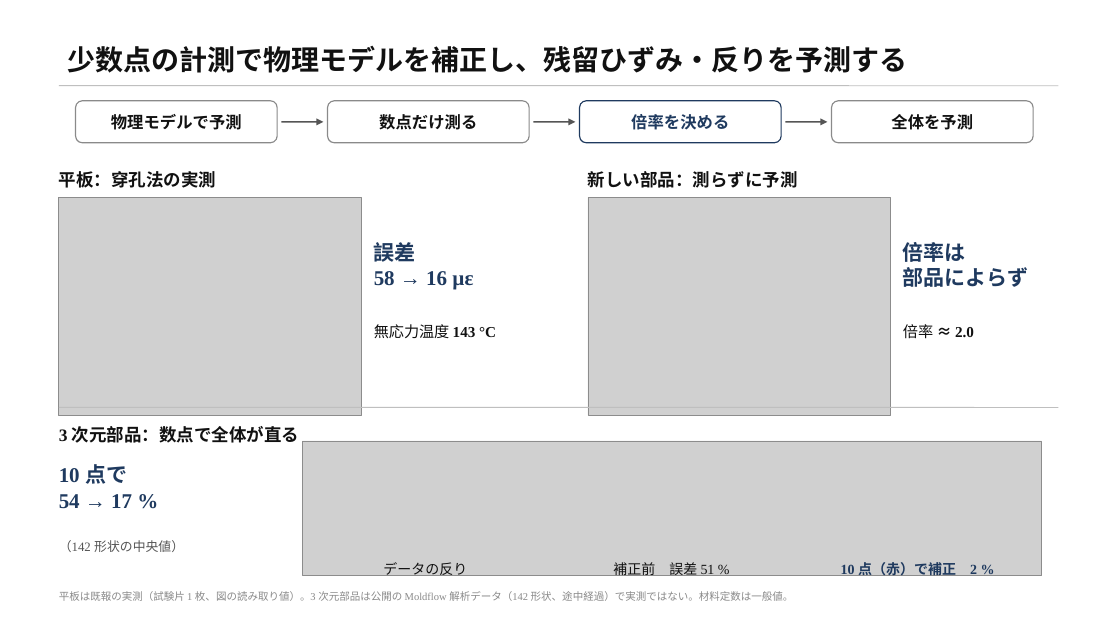
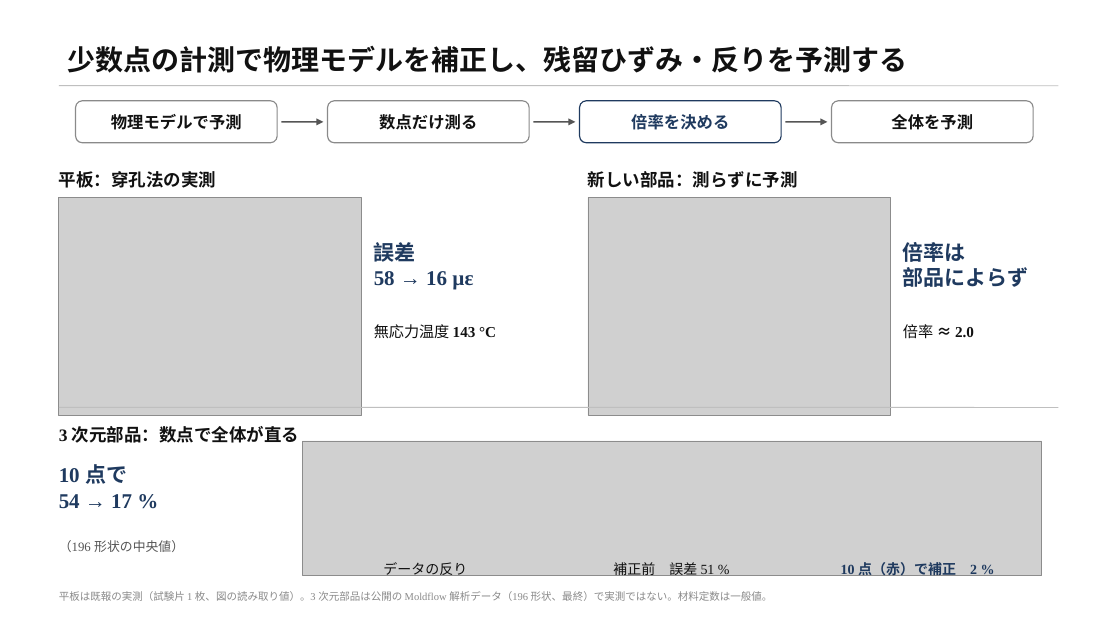
Before and after one commit to keisuke58/wccm2026-cfrp-gnn, a slide deck: slide 1 of slides/denso_onepage.pptx. Drawn at 1120x630 pixels with LibreOffice and Linux fonts; fonts in the diff are those of the drawing; grey boxes stand for pictures. Boxes give left, top, right and bottom in pixels: in the first picture for what was removed or moved away, otherwise in the second. Text is boxed around its words. In the diff, an @@ line names an element or a change of style, - is before the commit and + after.

```diff
--- a/slides/denso_onepage.pptx
+++ b/slides/denso_onepage.pptx
@@ text at (59, 540, 184, 552): text changed @@
-（142 形状の中央値）
+（196 形状の中央値）
@@ text at (59, 591, 773, 601): text changed @@
-平板は既報の実測（試験片 1 枚、図の読み取り値）。3 次元部品は公開の Moldflow 解析データ（142 形状、途中経過）で実測ではない。材料定数は一般値。
+平板は既報の実測（試験片 1 枚、図の読み取り値）。3 次元部品は公開の Moldflow 解析データ（196 形状、最終）で実測ではない。材料定数は一般値。
```
Also in this commit, not shown: 25 other files.
